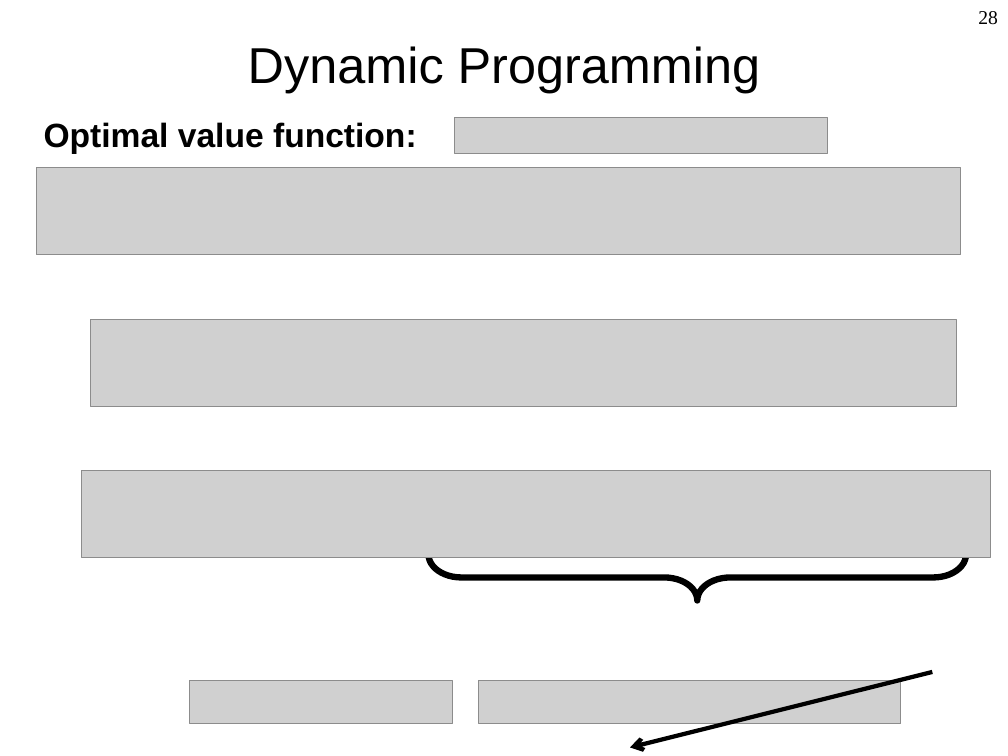
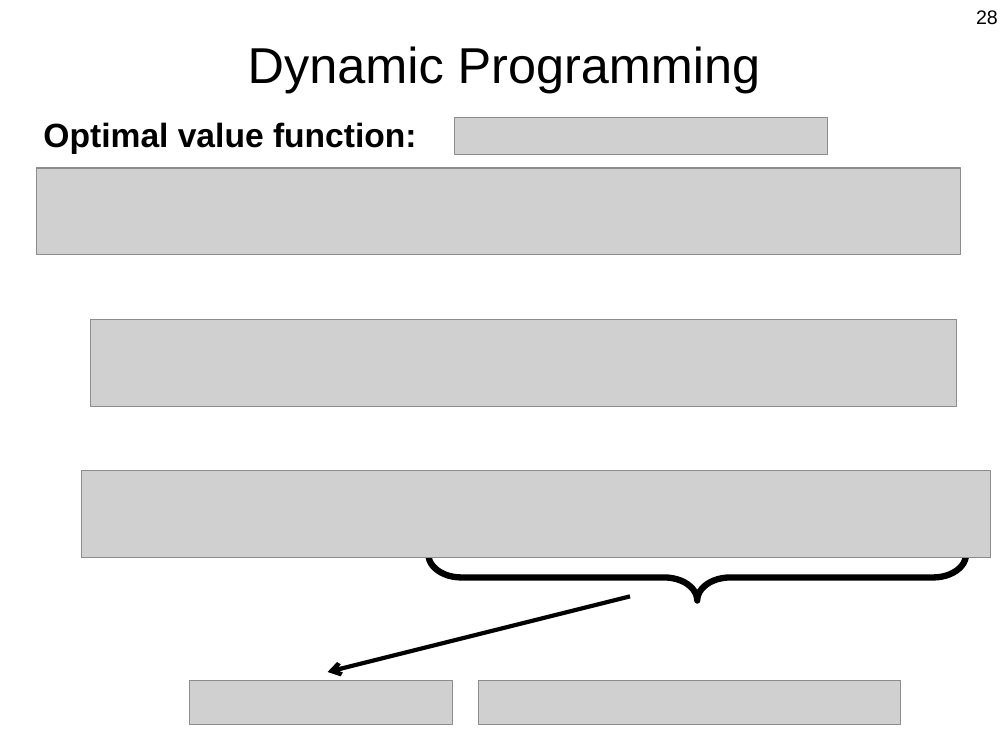
Before and after one commit to Berkeley-ME233/Berkeley-ME233.github.io, a slide deck: slide 28 of static/ME233_Sp16_L1_DP_Optimal_LQR.pptx. Drawn at 1008x756 pixels with LibreOffice and Linux fonts; fonts in the diff are those of the drawing; grey boxes stand for pictures. Boxes give left, top, right and bottom in pixels: in the first picture for what was removed or moved away, otherwise in the second. Text is boxed around its words. In the diff, an @@ line names an element or a change of style, - is before the commit and + after.

```diff
--- a/static/ME233_Sp16_L1_DP_Optimal_LQR.pptx
+++ b/static/ME233_Sp16_L1_DP_Optimal_LQR.pptx
@@ page number at [976, 10, 998, 25]: font Times New Roman to Arial @@
@@ right brace at [429, 554, 966, 600]: outline #000000 4.51 pt to #000000 4.5 pt @@
@@ arrow added from (630, 597) to (328, 672), #000000 3 pt @@
@@ freeform shape removed at [630, 672, 932, 748] @@
```
Also in this commit, not shown: 53 other slides changed, 1 other file.
